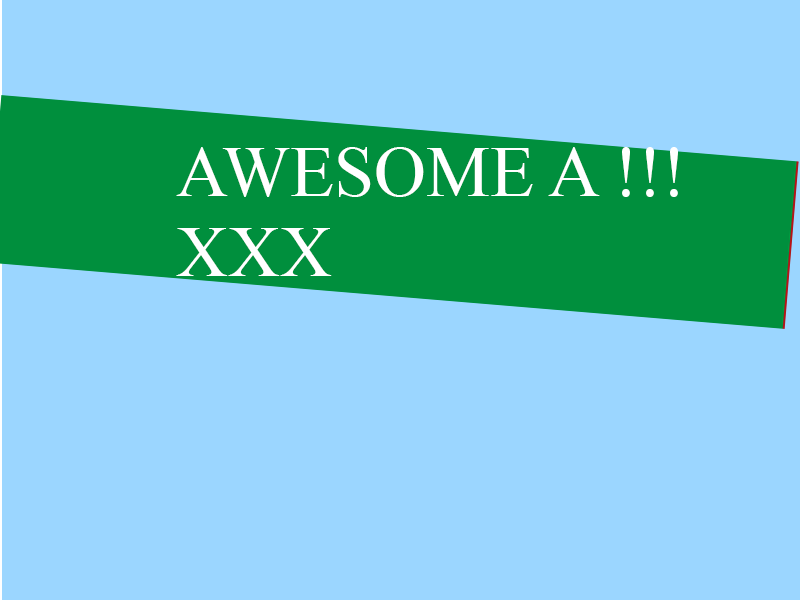
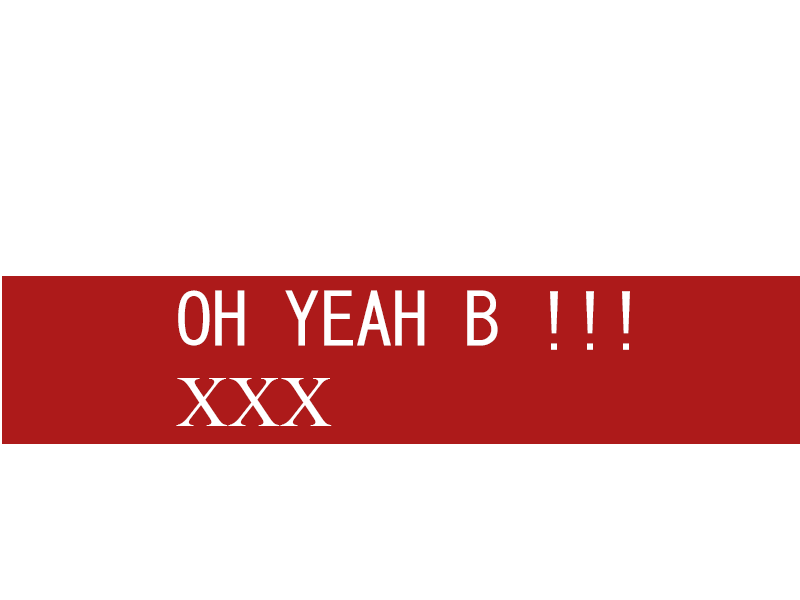
Comparing the layer stacks of the two 800 × 600 images. Changes:
hid group "Picture A" (4 layers) over (0, 0, 800, 600)
painted on "TEXT_TO_TRANSLATE_A" over (176, 140, 678, 200)
painted on "TEXT_TO_TRANSLATE_B" over (178, 290, 643, 350)
